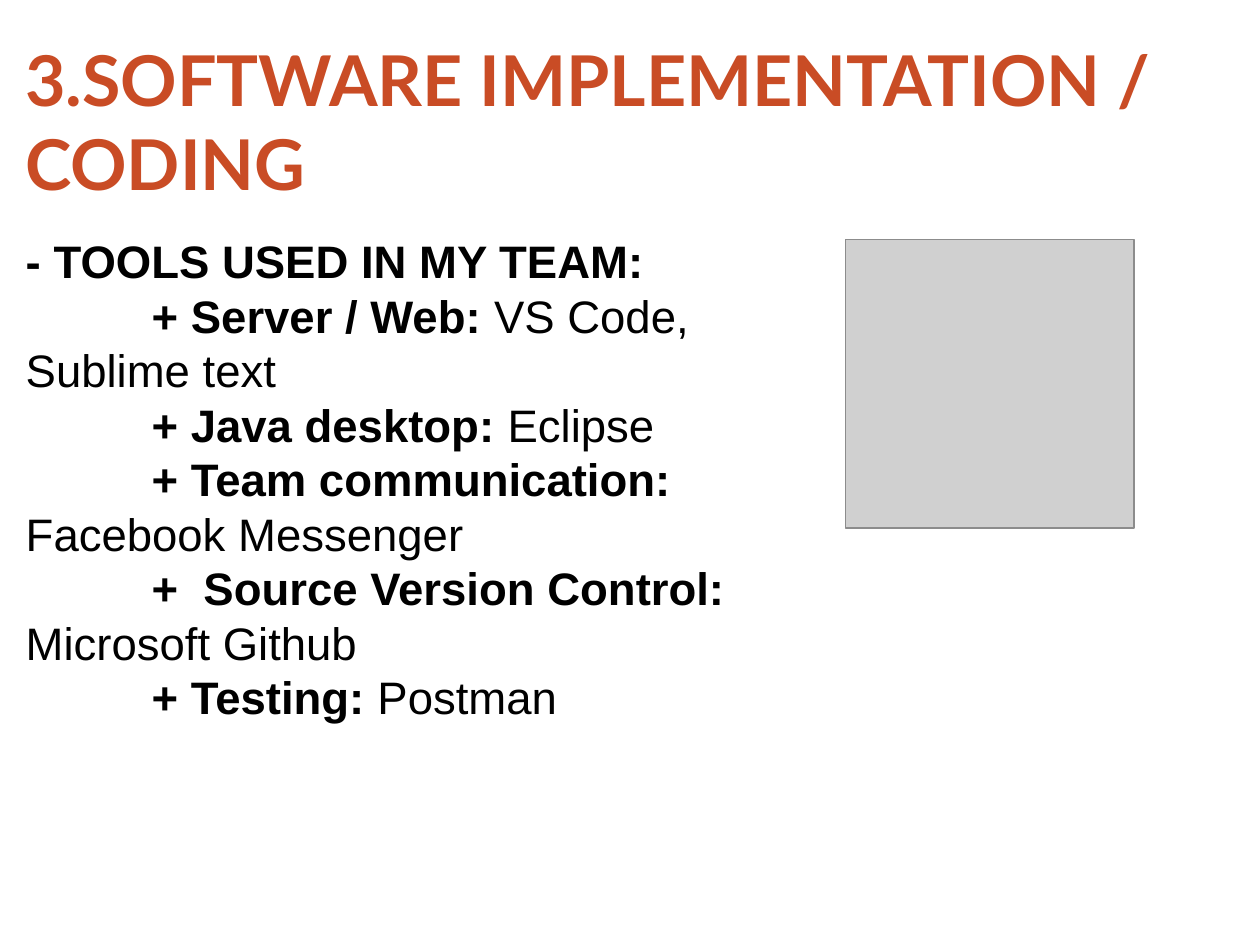
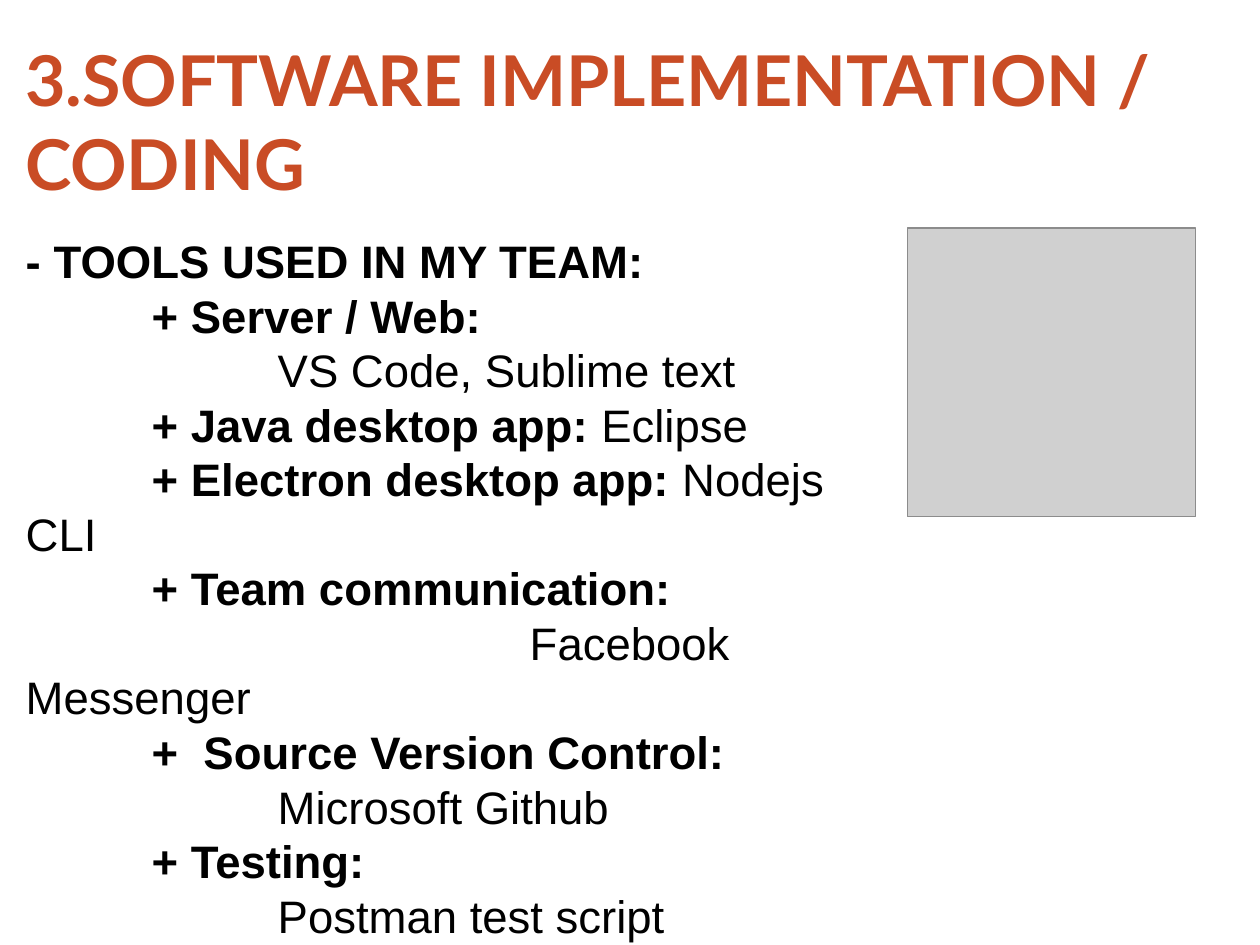
Before and after one commit to thoatran/iCT-Flashcard, a slide deck: slide 6 of docs/ReportSlides.odp. Drawn at 1260x945 pixels with LibreOffice and Linux fonts; fonts in the diff are those of the drawing; grey boxes stand for pictures; background and template pictures are left out. Boxes give left, top, right and bottom in pixels: in the first picture for what was removed or moved away, otherwise in the second. Text is boxed around its words. In the diff, an @@ line names an element or a change of style, - is before the commit and + after.

```diff
--- a/docs/ReportSlides.odp
+++ b/docs/ReportSlides.odp
@@ picture: place and size @@
-picture at box(845, 239, 1134, 528)
+picture at box(907, 228, 1196, 517)
@@ text at box(26, 300, 824, 552): text changed @@
-+ Server / Web: VS Code, Sublime text
-+ Java desktop: Eclipse
++ Server / Web:
+VS Code, Sublime text
++ Java desktop app: Eclipse
++ Electron desktop app: Nodejs CLI
@@ text at box(191, 845, 665, 942): text changed; bold off @@
-+ Testing: Postman
++ Testing:
+Postman test script
```
Also in this commit, not shown: 7 other slides changed, 1 slide added, 1 other file.
